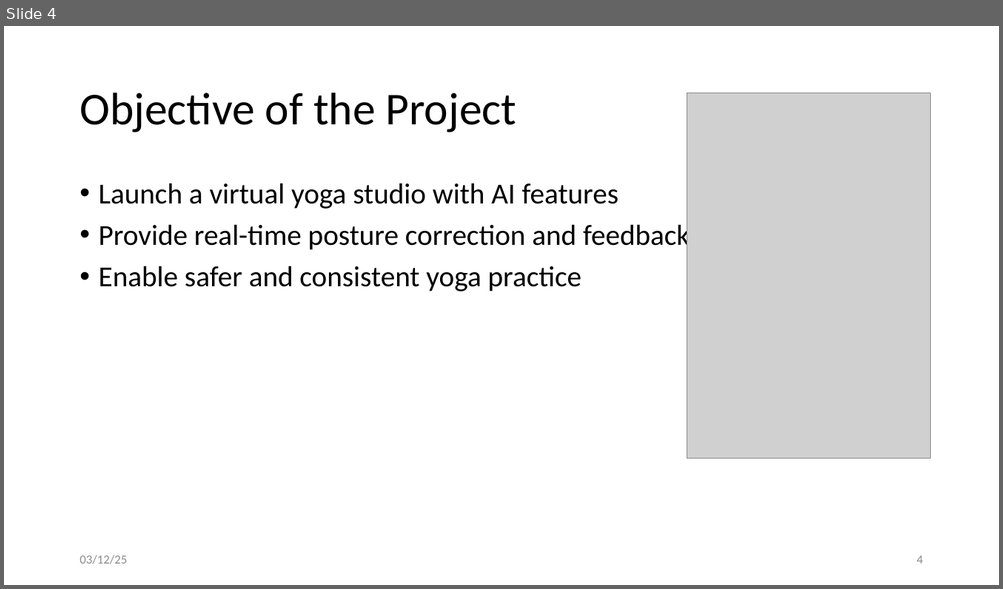
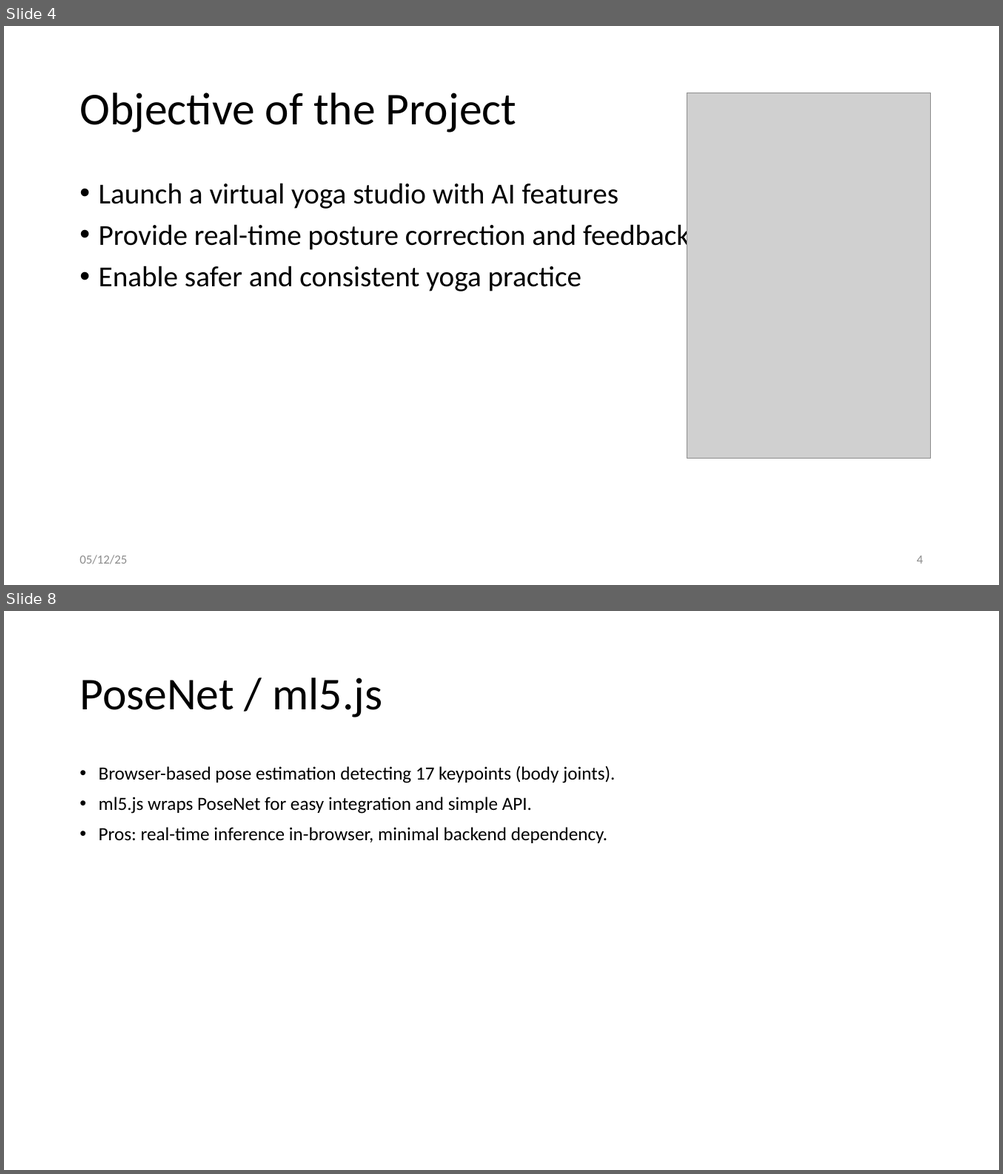
Before and after one commit to SaiSudhaV/VirtualYogaTrainer, a slide deck: docs/MT24AAC019_MiniProject_Evaluation3.pptx. Shown one above the other, each under a label of ours: slide 4 before the commit, slides 4 and 8 after it; the slides between them are not shown. The pictures are 1003x589 and 1003x1174 pixels, drawn with LibreOffice and Linux fonts; fonts in the diff are those of the drawing; grey boxes stand for pictures. Boxes give left, top, right and bottom in pixels: in the first picture for what was removed or moved away, otherwise in the second. Text is boxed around its words. In the diff, an @@ line names an element or a change of style, - is before the commit and + after.

```diff
--- a/docs/MT24AAC019_MiniProject_Evaluation3.pptx
+++ b/docs/MT24AAC019_MiniProject_Evaluation3.pptx
@@ slide 8 added at bbox=[4, 611, 999, 1170], background #FFFFFF @@
@@ title added at bbox=[79, 678, 383, 718], 44 pt, text #000000 @@
+PoseNet / ml5.js
@@ text added at bbox=[99, 766, 614, 843], 18 pt, text #000000 @@
+• Browser-based pose estimation detecting 17 keypoints (body joints).
+• ml5.js wraps PoseNet for easy integration and simple API.
+• Pros: real-time inference in-browser, minimal backend dependency.
@@ slide 4 changed as well @@
@@ text at bbox=[79, 555, 127, 565]: text changed @@
-03/12/25
+05/12/25
```
Also in this commit, not shown: 8 other slides changed, 16 other slides added, 1 slide removed, 13 other files.
